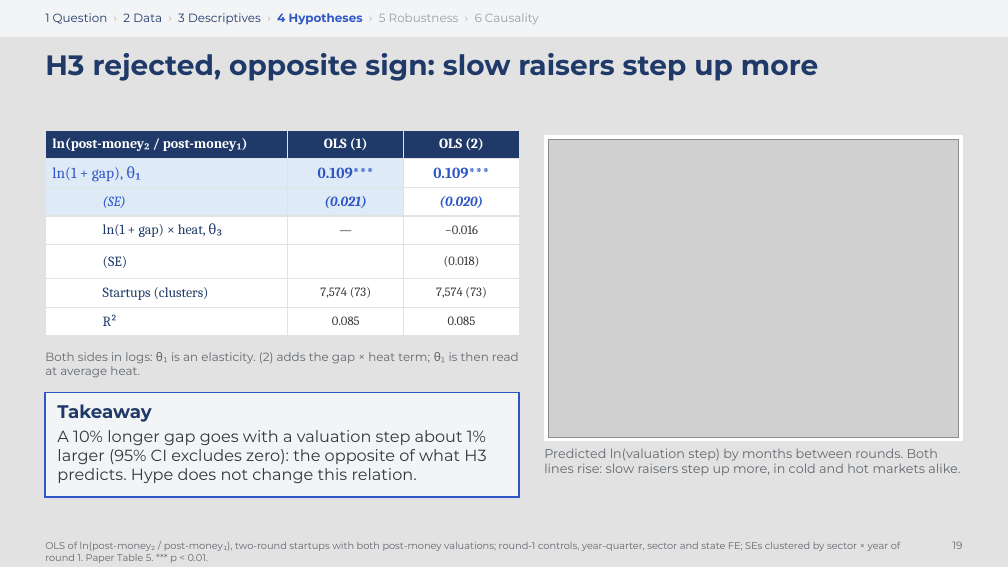
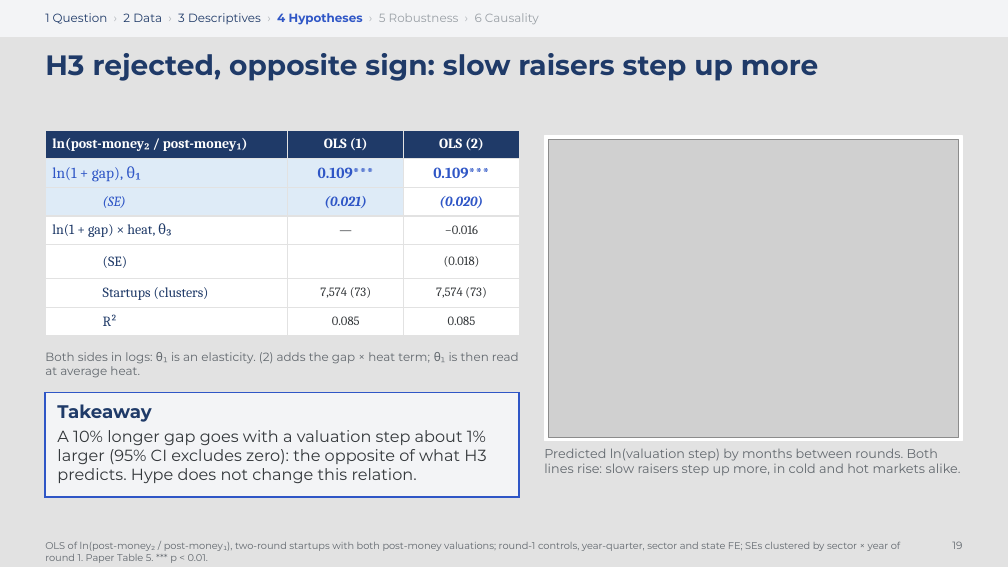
Before and after one commit to emanuelefalzi/Data-analysis-groupwork, a slide deck: slide 1 of 0.1. onboarding/slide19_h3_risultati_proposta.pptx. Drawn at 1008x567 pixels with LibreOffice and Linux fonts; fonts in the diff are those of the drawing; grey boxes stand for pictures. Boxes give left, top, right and bottom in pixels: in the first picture for what was removed or moved away, otherwise in the second. Text is boxed around its words. In the diff, an @@ line names an element or a change of style, - is before the commit and + after.

Commit message:
onboarding: H3 results slide, theta3 label left-aligned (Lele)

```diff
--- a/0.1. onboarding/slide19_h3_risultati_proposta.pptx
+++ b/0.1. onboarding/slide19_h3_risultati_proposta.pptx
@@ table at [45, 130, 520, 331] @@
@@ list level 2 to 1 in "ln(1 + gap) × heat, ..." @@
```
Also in this commit, not shown: 1 other file.
